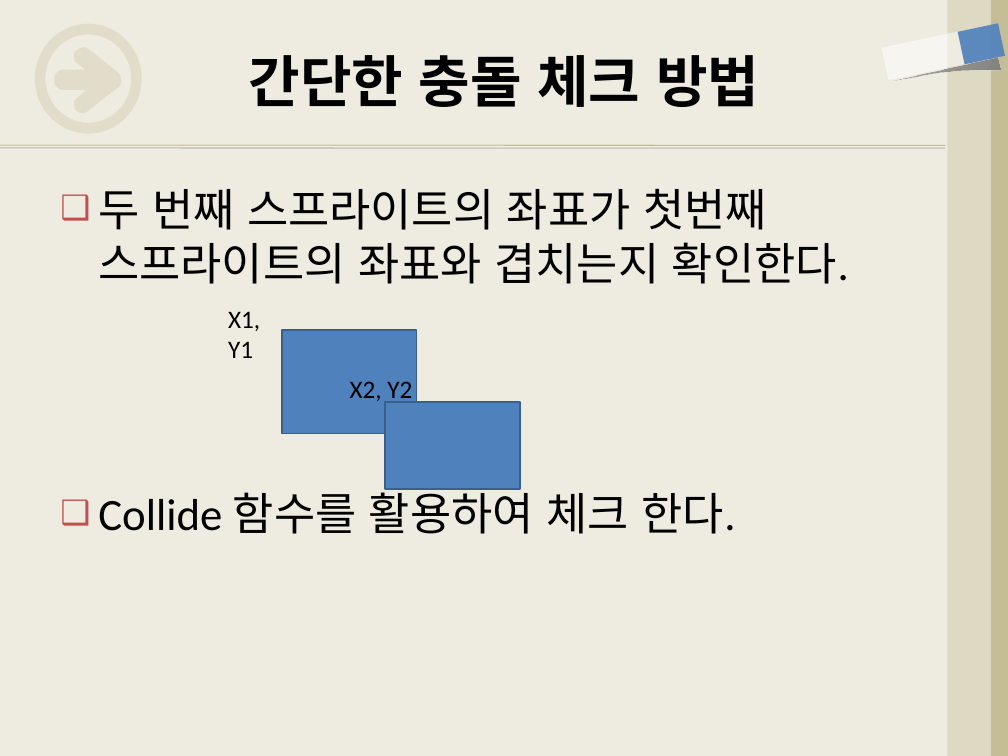
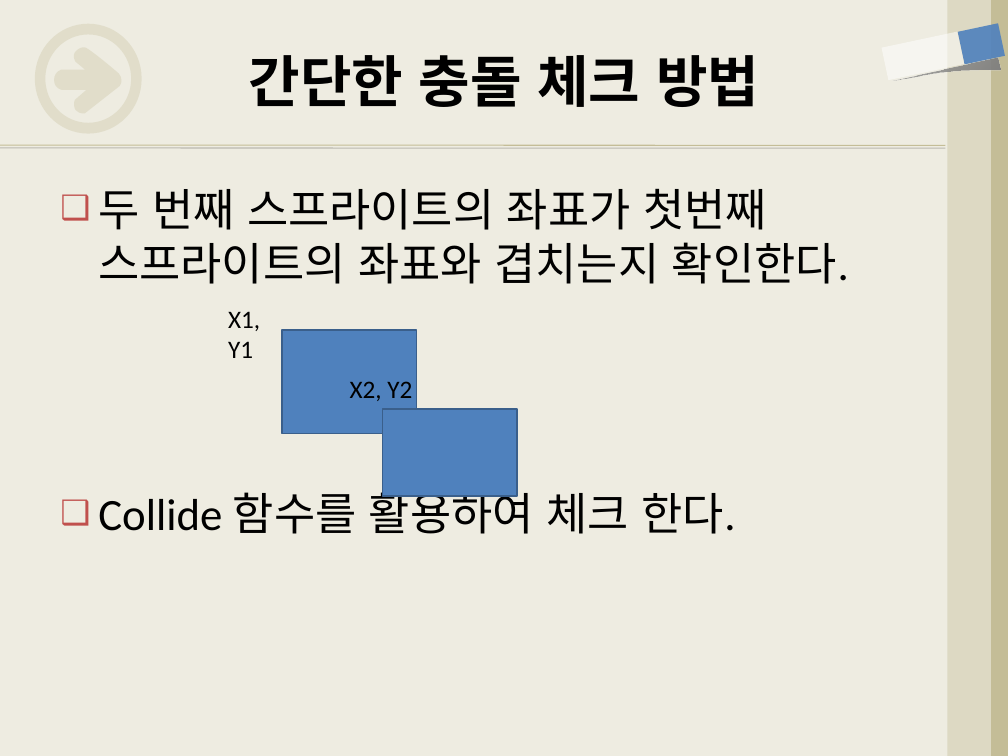
Before and after one commit to freshmea/weizman_python_class, a slide deck: slide 5 of textbook/파이썬5-4교시.pptx. Drawn at 1008x756 pixels with LibreOffice and Linux fonts; fonts in the diff are those of the drawing. Boxes give left, top, right and bottom in pixels: in the first picture for what was removed or moved away, otherwise in the second. Text is boxed around its words. In the diff, an @@ line names an element or a change of style, - is before the commit and + after.

```diff
--- a/textbook/파이썬5-4교시.pptx
+++ b/textbook/파이썬5-4교시.pptx
@@ rectangle: place and size @@
-rectangle at <box>385,402,520,490</box>
+rectangle at <box>382,409,517,497</box>
```
Also in this commit, not shown: 4 other files.
